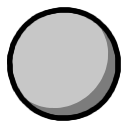
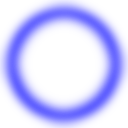
Two versions of the same layered image (128px x 128px). Layer-by-layer changes:
hid "New Layer#3" over 7, 7, 121, 121
hid "New Layer#1" over 22, 22, 119, 118
hid "New Layer#2" over 9, 9, 119, 119
added layer "hint" above "New Layer" over 0, 0, 128, 128
